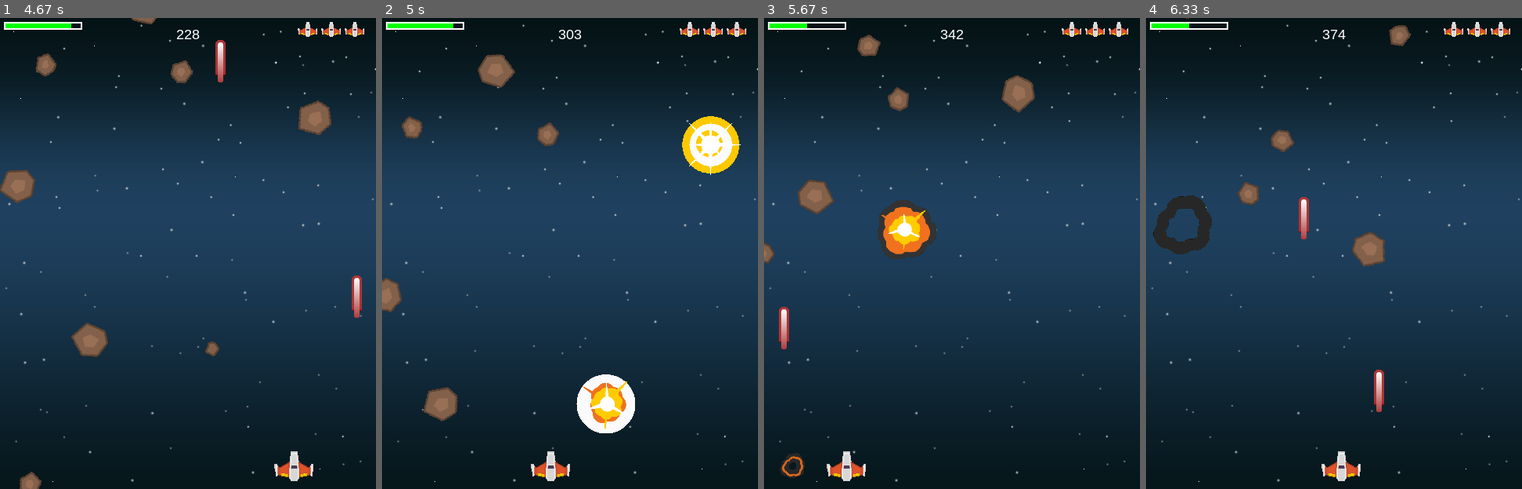
Above: before the commit, frames 1-4 (left to right).
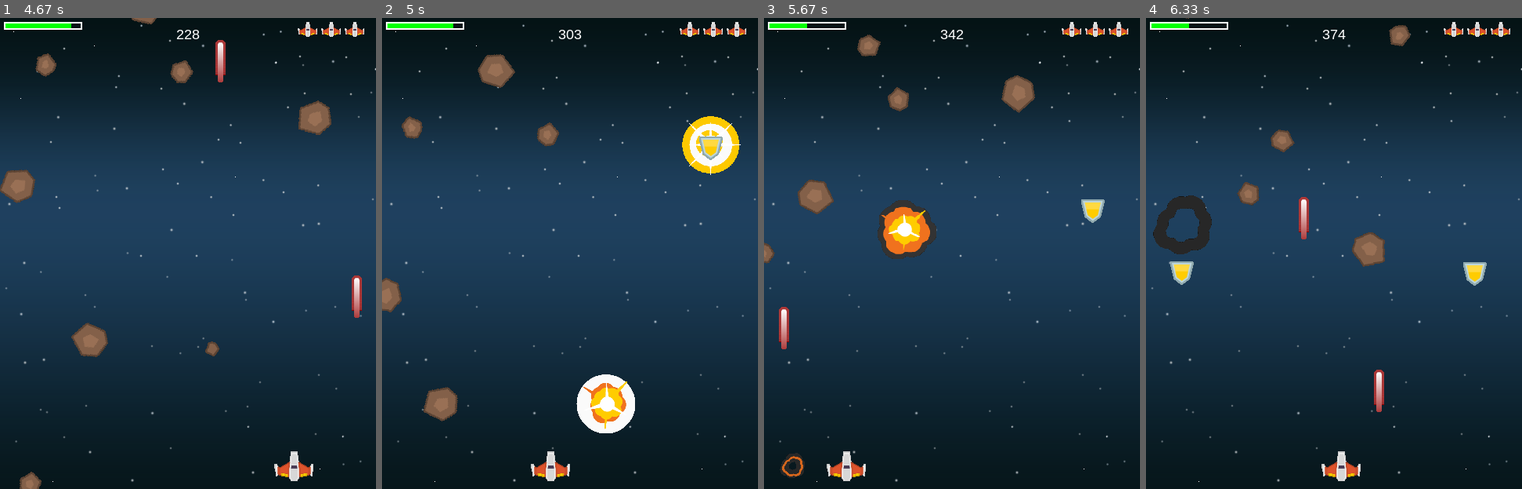
Above: after the commit, the same moments.

Repository: SimonovaU/pygame_inspo
Game: pygame game, started from shmup.py
Two runs of this game, one before a commit and one after it. Both use one fixed random seed, a clock stepped at 60 frames per second and the inputs below.
Inputs:
- Up to frame 1 (4.67 s): hold Right 0.33-0.8 s; hold Right 0.83-1.3 s; tap Space at 0.9, 1.2, 1.4, 1.7, 1.97, 2.27, 2.4, 2.7, 3.07, 3.37, 3.57, 3.87, 4.07, 4.37, 4.57 s; hold Left 1.33-1.87 s; hold Left 1.9-2.3 s; hold Right 2.33-2.97 s; hold Left 3-3.47 s; hold Right 3.5-3.97 s; hold Right 4-4.47 s; hold Left from 4.5 s (still down)
- Up to frame 2 (5 s): keep holding Left; tap Space at 4.87 s
- Up to frame 3 (5.67 s): release Left at 5.03 s; hold Left 5.07-5.47 s; tap Space at 5.13, 5.43, 5.57 s; hold Right from 5.5 s (still down)
- Up to frame 4 (6.33 s): tap Space at 5.87, 6.23 s; release Right at 6.13 s; hold Left from 6.17 s (still down)

Frame 1 is identical in both runs. In frame 2, 0.2% of the frame differs, in the area x 84-91%, y 25-31%; in frame 3, 0.2%; in frame 4, 0.5%, in the area x 6-91%, y 51-57%.

Commit message:
random improvements added (shield, health boost)

Diff:
--- a/shmup.py
+++ b/shmup.py
@@ -150,6 +150,22 @@
                 self.rect = self.image.get_rect()
                 self.rect.center = center
 
+class Pow(pygame.sprite.Sprite):
+    def __init__(self, center):
+        pygame.sprite.Sprite.__init__(self)
+        self.type = random.choice(['shield', 'gun'])
+        self.image = powerup_images[self.type]
+        self.image.set_colorkey(BLACK)
+        self.rect = self.image.get_rect()
+        self.rect.center = center
+        self.speedy = 2
+
+    def update(self):
+        self.rect.y += self.speedy
+        # убить, если он сдвинется с нижней части экрана
+        if self.rect.top > HEIGHT:
+            self.kill()
+
 # Создаем игру и окно
 pygame.init()
 pygame.mixer.init()
@@ -177,6 +193,10 @@
     meteor_images.append(pygame.image.load(path.join(img_dir, img)).convert())
 
 bullet_img = pygame.image.load(path.join(img_dir, "laserRed16.png")).convert()
+
+powerup_images = {}
+powerup_images['shield'] = pygame.image.load(path.join(img_dir, 'shield_gold.png')).convert()
+powerup_images['gun'] = pygame.image.load(path.join(img_dir, 'bolt_gold.png')).convert()
 
 # Анимация
 explosion_anim = {}
@@ -222,6 +242,7 @@
     newmob()
 
 bullets = pygame.sprite.Group()
+powerups = pygame.sprite.Group()
 
 score = 0
 pygame.mixer.music.play(loops=-1)
@@ -289,14 +310,28 @@
     if player.lives == 0 and not death_explosion.alive():
         running = False
 
-    # Проверка, попала ли пуля по мобу
+    # проверьте, не попала ли пуля в моб
     hits = pygame.sprite.groupcollide(mobs, bullets, True, True)
     for hit in hits:
         score += 50 - hit.radius
         random.choice(expl_sounds).play()
         expl = Explosion(hit.rect.center, 'lg')
         all_sprites.add(expl)
+        if random.random() > 0.9:
+            pow = Pow(hit.rect.center)
+            all_sprites.add(pow)
+            powerups.add(pow)
         newmob()
+
+    # Проверка столкновений игрока и улучшения
+    hits = pygame.sprite.spritecollide(player, powerups, True)
+    for hit in hits:
+        if hit.type == 'shield':
+            player.shield += random.randrange(10, 30)
+            if player.shield >= 100:
+                player.shield = 100
+        if hit.type == 'gun':
+            pass
 
     # Рендеринг
     screen.fill(BLACK)
Binary file added: img/bolt_gold.png
Binary file added: img/shield_gold.png
